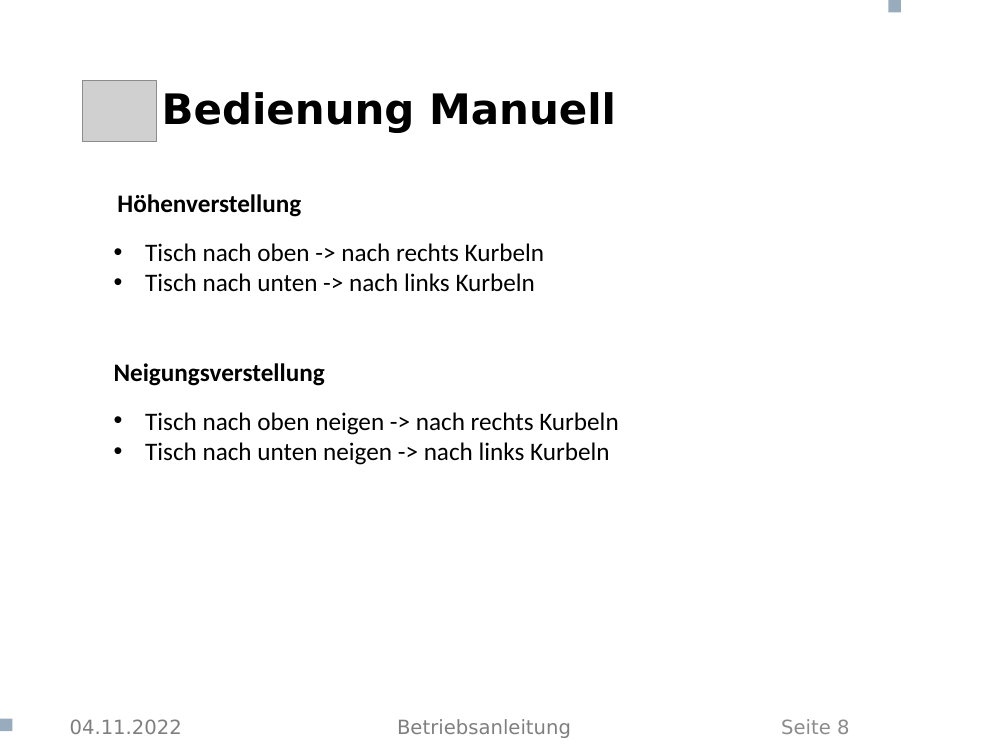
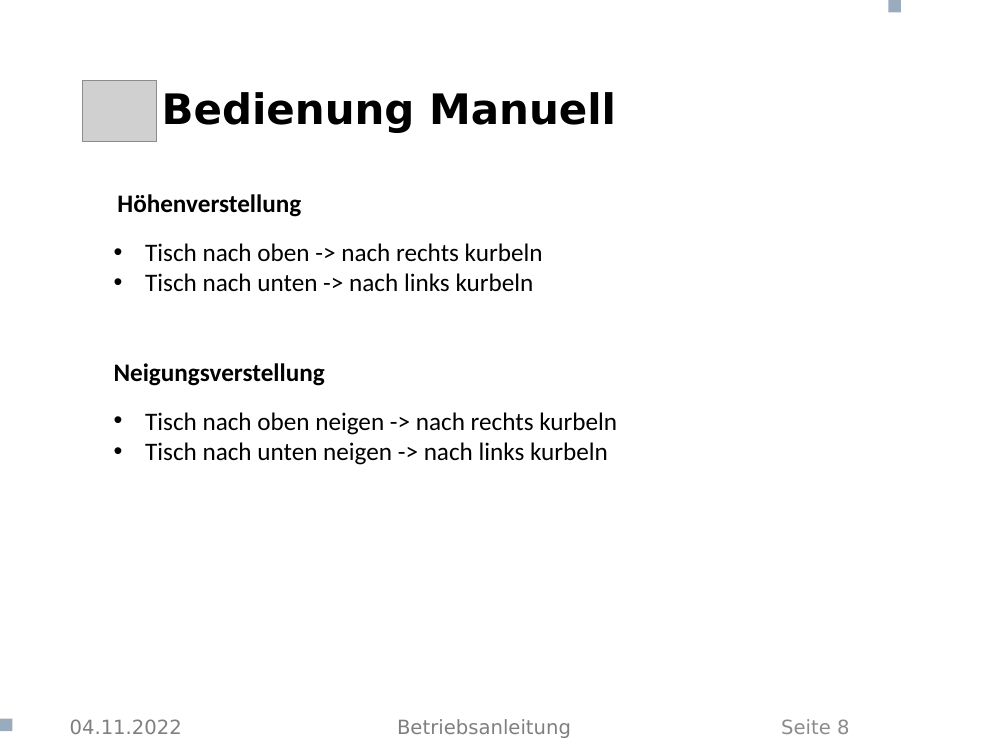
Before and after one commit to CasparTheGhost/Aeskaetisch, a slide deck: slide 8 of Betriebsanleitung/Betriebsanleitung Schreibtisch.pptx. Drawn at 1008x756 pixels with LibreOffice and Linux fonts; fonts in the diff are those of the drawing; grey boxes stand for pictures; background and template pictures are left out. Boxes give left, top, right and bottom in pixels: in the first picture for what was removed or moved away, otherwise in the second. Text is boxed around its words. In the diff, an @@ line names an element or a change of style, - is before the commit and + after.

```diff
--- a/Betriebsanleitung/Betriebsanleitung Schreibtisch.pptx
+++ b/Betriebsanleitung/Betriebsanleitung Schreibtisch.pptx
@@ text at (x1=145, y1=243, x2=543, y2=292): text changed @@
-• Tisch nach oben -> nach rechts Kurbeln
-• Tisch nach unten -> nach links Kurbeln
+• Tisch nach oben -> nach rechts kurbeln
+• Tisch nach unten -> nach links kurbeln
@@ text at (x1=145, y1=412, x2=617, y2=465): text changed @@
-• Tisch nach oben neigen -> nach rechts Kurbeln
-• Tisch nach unten neigen -> nach links Kurbeln
+• Tisch nach oben neigen -> nach rechts kurbeln
+• Tisch nach unten neigen -> nach links kurbeln
```
Also in this commit, not shown: 7 other slides changed, 1 other file.
